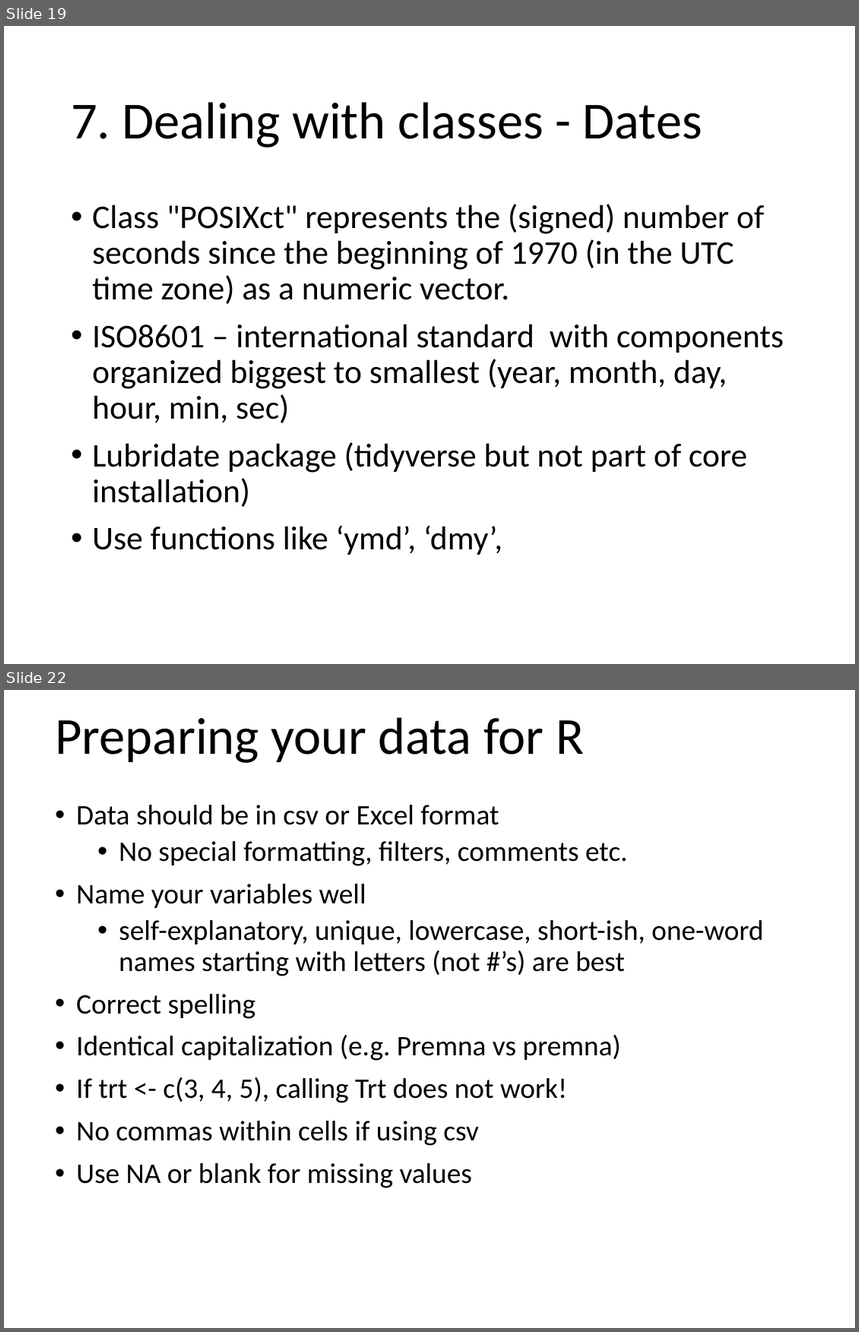
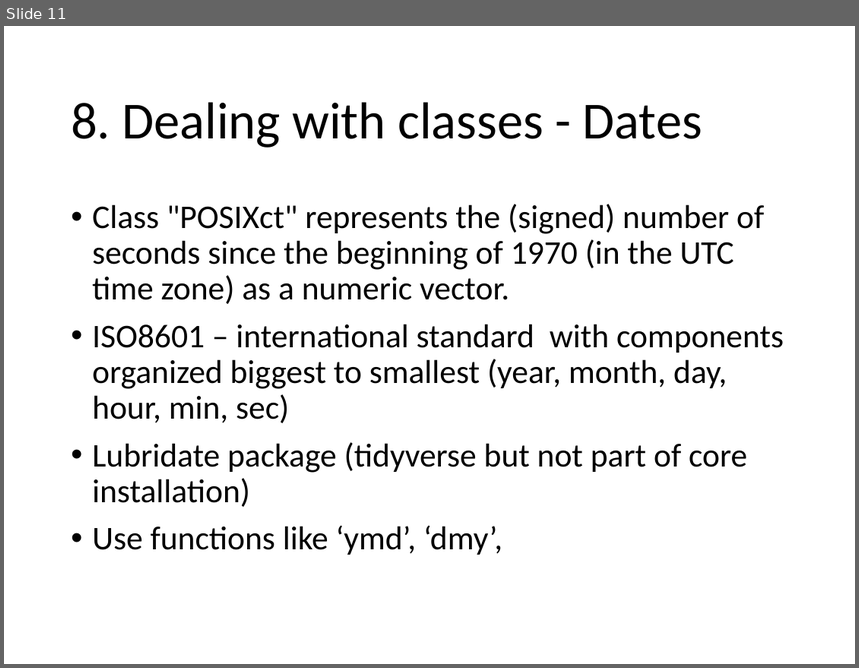
Before and after one commit to EEOB590A-Data-Science-in-R-Fall2021/CourseMaterials, a slide deck: 1. Intro to R/presentations/2. R-Intro_part2_2021.pptx. Shown one above the other, each under a label of ours: slides 19 and 22 before the commit, slide 11 after it; the slides between them are not shown. The pictures are 859x1332 and 859x668 pixels, drawn with LibreOffice and Linux fonts; fonts in the diff are those of the drawing. Boxes give left, top, right and bottom in pixels: in the first picture for what was removed or moved away, otherwise in the second. Text is boxed around its words. In the diff, an @@ line names an element or a change of style, - is before the commit and + after.

Commit message:
update files for class today

```diff
--- a/1. Intro to R/presentations/2. R-Intro_part2_2021.pptx
+++ b/1. Intro to R/presentations/2. R-Intro_part2_2021.pptx
@@ slide 22 removed at [4,690,855,1328], background #FFFFFF @@
@@ title removed at [55,717,584,763] @@
-Preparing your data for R
@@ text removed at [76,805,763,1189] @@
-• Data should be in csv or Excel format
-  • No special formatting, filters, comments etc.
-• Name your variables well
-  • self-explanatory, unique, lowercase, short-ish, one-word names starting with letters (not #’s) are best
-• Correct spelling
-• Identical capitalization (e.g. Premna vs premna)
-• If trt <- c(3, 4, 5), calling Trt does not work!
-• No commas within cells if using csv
-• Use NA or blank for missing values
@@ what was slide 19 is now slide 11 @@
@@ slide 11 changed as well @@
@@ title at [71,102,702,148]: text changed @@
-7. Dealing with classes - Dates
+8. Dealing with classes - Dates
```
Also in this commit, not shown: 6 other slides changed, 3 slides added, 14 other slides removed, 9 other files.
